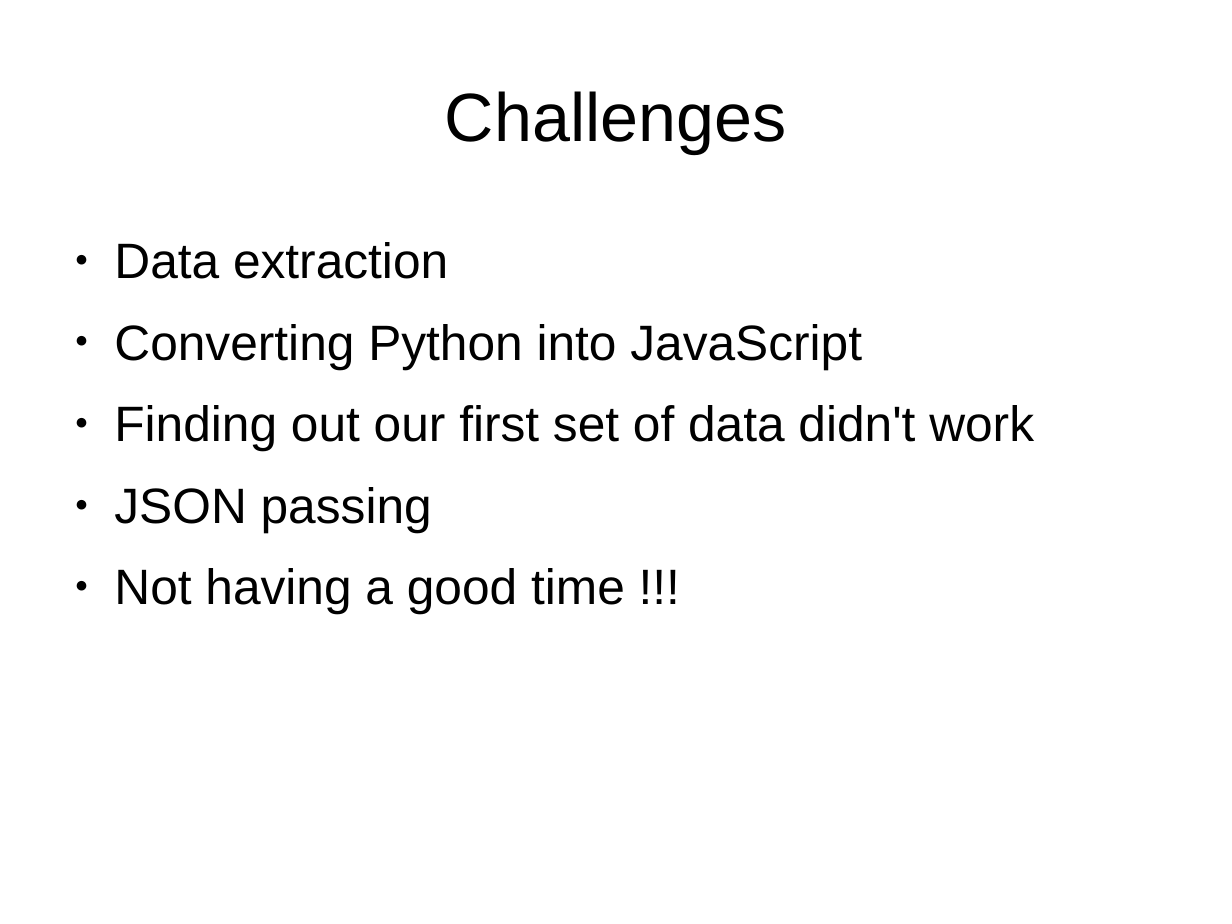
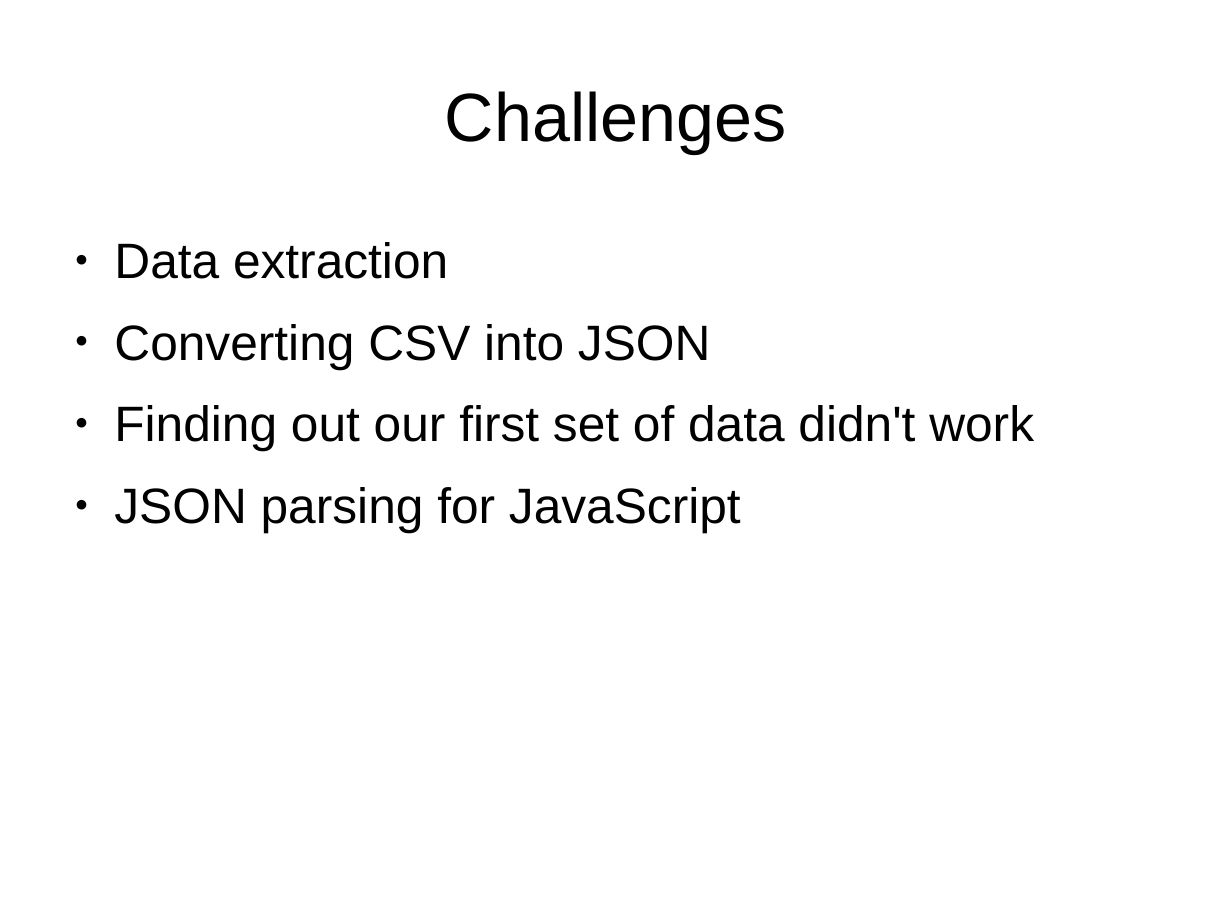
Before and after one commit to Gallefray/YRS-FOC-2014, a slide deck: slide 4 of Presentation.odp. Drawn at 1232x924 pixels with LibreOffice and Linux fonts; fonts in the diff are those of the drawing. Boxes give left, top, right and bottom in pixels: in the first picture for what was removed or moved away, otherwise in the second. Text is boxed around its words. In the diff, an @@ line names an element or a change of style, - is before the commit and + after.

Commit message:
v1 powerpoint

```diff
--- a/Presentation.odp
+++ b/Presentation.odp
@@ text at bbox=[114, 324, 710, 369]: text changed @@
-● Converting Python into JavaScript
+● Converting CSV into JSON
@@ text at bbox=[114, 487, 741, 532]: text changed @@
-● JSON passing
-● Not having a good time !!!
+● JSON parsing for JavaScript
```
Also in this commit, not shown: 1 other slide changed, 4 slides added, 1 slide removed, 1 other file.
